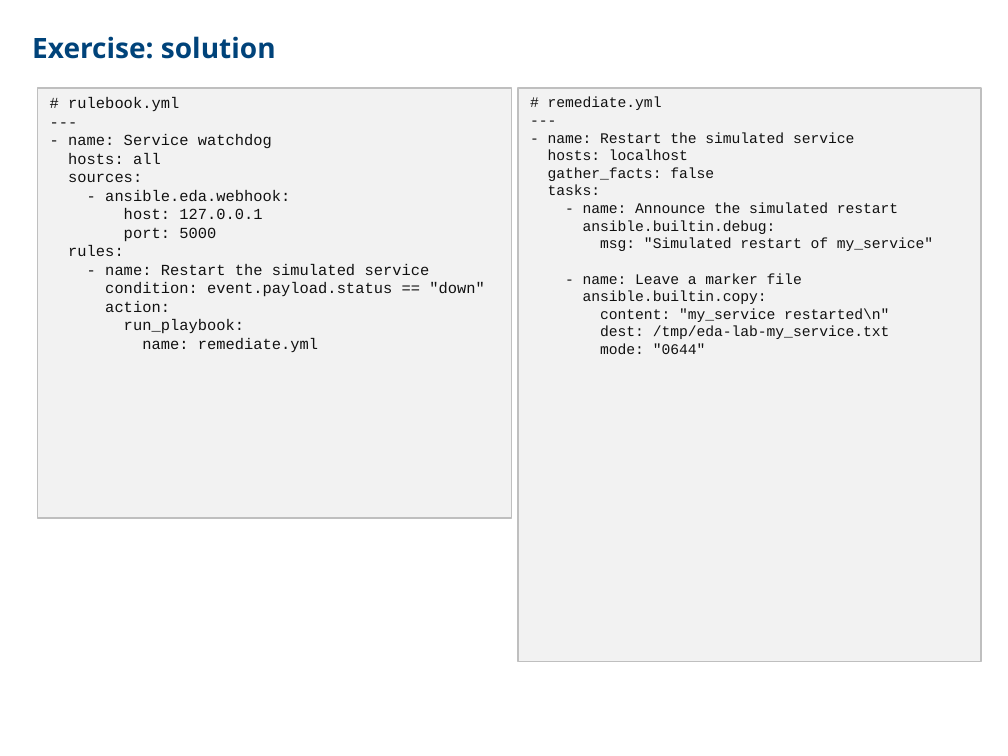
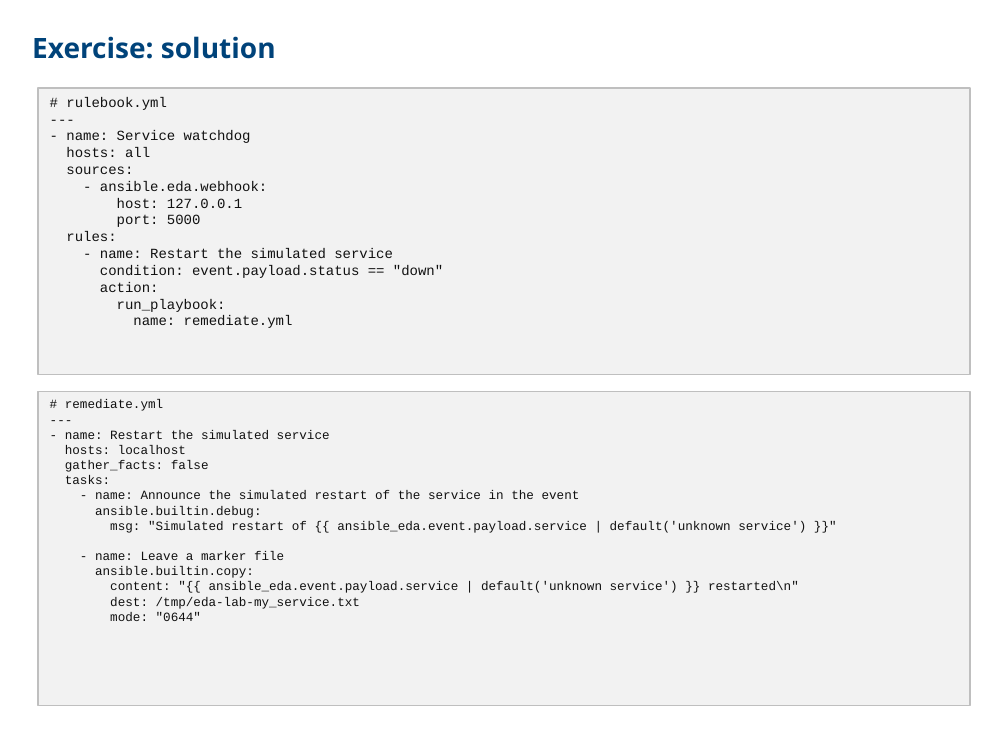
Before and after one commit to CCoupel/ansible-training, a slide deck: slide 222 of Ansible Training.pptx. Drawn at 1008x756 pixels with LibreOffice and Linux fonts; fonts in the diff are those of the drawing. Boxes give left, top, right and bottom in pixels: in the first picture for what was removed or moved away, otherwise in the second. Text is boxed around its words. In the diff, an @@ line names an element or a change of style, - is before the commit and + after.

```diff
--- a/Ansible Training.pptx
+++ b/Ansible Training.pptx
@@ rectangle "# rulebook.yml": place and size @@
-rectangle "# rulebook.yml" at <box>38,88,512,518</box>
+rectangle "# rulebook.yml" at <box>38,88,971,374</box>
@@ rectangle "# rulebook.yml" at <box>38,88,971,374</box>: size 11 to 10 pt @@
@@ rectangle "# remediate.yml": place and size @@
-rectangle "# remediate.yml" at <box>518,88,981,661</box>
+rectangle "# remediate.yml" at <box>38,391,971,706</box>
@@ text in rectangle at <box>65,399,360,621</box>: size 10.5 to 9 pt in "# remediate.yml", "---", "- name: Restart the simulated service", "hosts: localhost" and 7 more places @@
@@ text in rectangle at <box>95,490,580,499</box>: text changed; size 10.5 to 9 pt @@
-- name: Announce the simulated restart
+- name: Announce the simulated restart of the service in the event
@@ text in rectangle at <box>110,521,806,533</box>: text changed; size 10.5 to 9 pt @@
-msg: "Simulated restart of my_service"
+msg: "Simulated restart of {{ ansible_eda.event.payload.service | default('unknown service') }}"
@@ text in rectangle at <box>110,581,799,593</box>: text changed; size 10.5 to 9 pt @@
-content: "my_service restarted\n"
+content: "{{ ansible_eda.event.payload.service | default('unknown service') }} restarted\n"
```
Also in this commit, not shown: 1 other slide changed.
